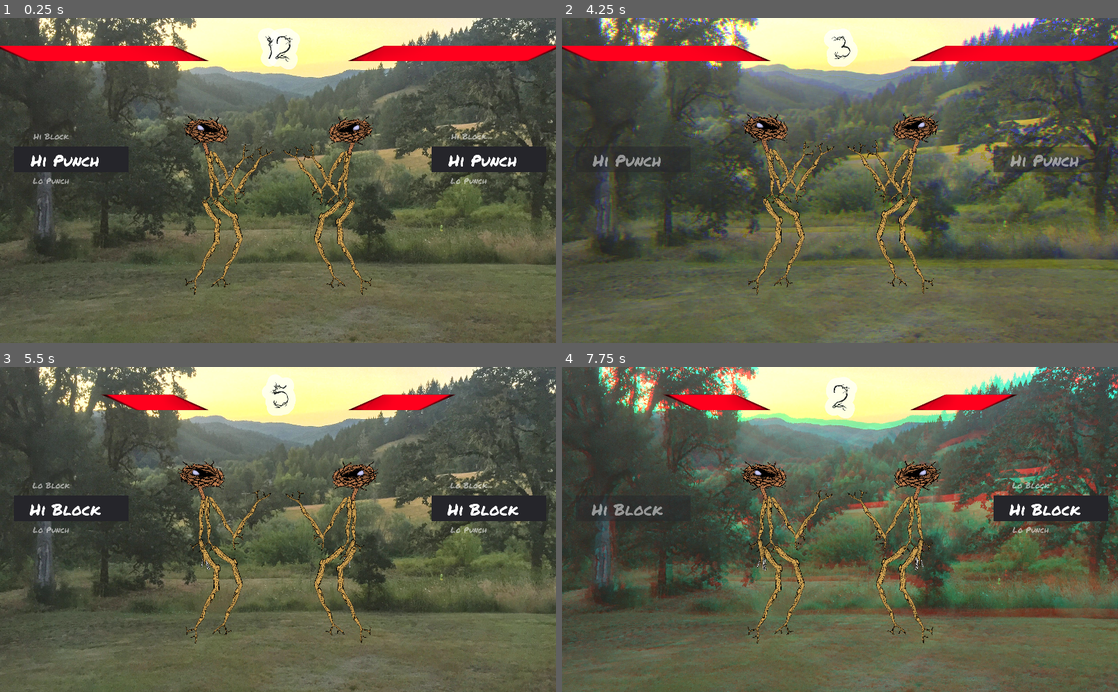
Above: before the commit, frames 1-4 (two rows, left to right).
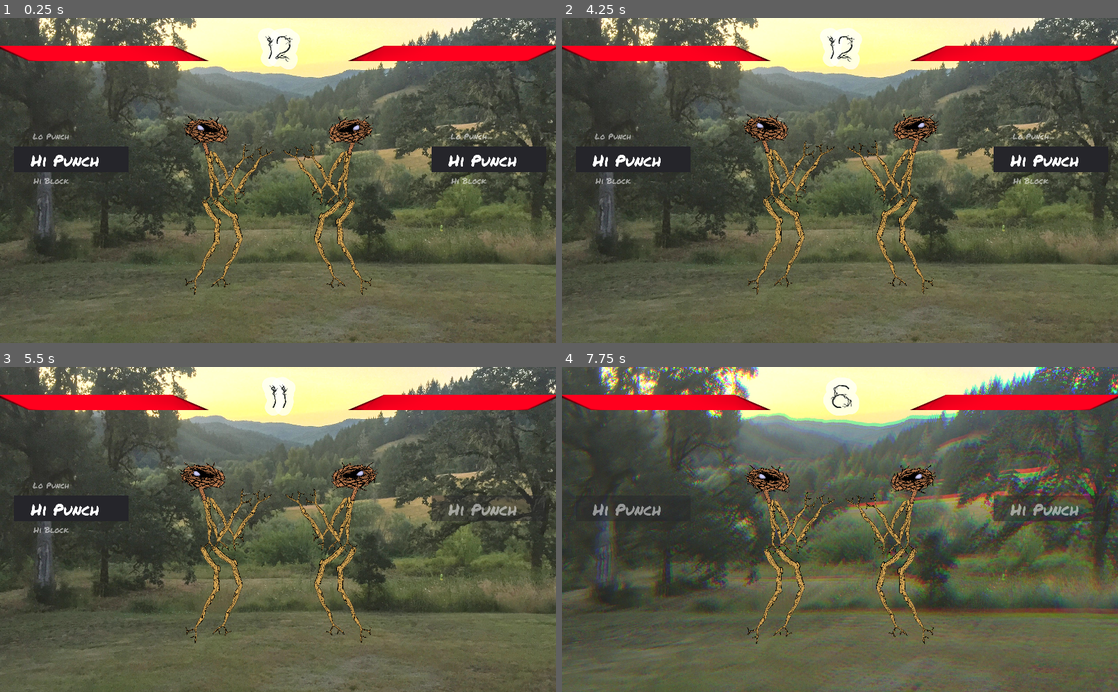
Above: after the commit, the same moments.

Repository: thesage1014/pigsSSJomt
Game: Godot game, scene res://sticky.tscn
Two runs of this game, one before a commit and one after it. Both use one fixed random seed, a clock stepped at 60 frames per second and the inputs below.
Inputs:
- Up to frame 1 (0.25 s): no input
- Up to frame 2 (4.25 s): hold Left (p1_a) 0.53-1.28 s; tap Up (p1_b) at 1.35 s; hold Down (p1_c) 2.03-2.78 s; tap A (p2_a) at 2.85 s; hold E (p2_b) from 3.53 s (still down); tap R (reset, bound only after the commit) at 4.15 s
- Up to frame 3 (5.5 s): release E (p2_b) at 4.28 s; tap D (p2_c) at 4.35 s; hold Left (p1_a) from 5.03 s (still down)
- Up to frame 4 (7.75 s): release Left (p1_a) at 5.78 s; tap Up (p1_b) at 5.85 s; hold Down (p1_c) 6.53-7.28 s; tap A (p2_a) at 7.35 s

The runs differ from the first frame. In frame 1, 0.2% of the frame differs, in the area x 5-88%, y 35-52%; in frame 2, 21%, in the area x 0-100%, y 0-100%; in frame 3, 5.9%; in frame 4, 18%.

Commit message:
added reset button
in retrospect I should've just figured out how to reload the scene but here we are

Diff:
--- a/Fighter.tscn
+++ b/Fighter.tscn
@@ -1386,7 +1386,7 @@
 script = ExtResource( 1 )
 
 [node name="HealthBar" type="NinePatchRect" parent="."]
-modulate = Color( 1, 0, 0.113725, 1 )
+modulate = Color( 0, 0.784314, 0.117647, 1 )
 margin_top = -900.0
 margin_right = 1000.0
 margin_bottom = -700.0
--- a/background.gd
+++ b/background.gd
@@ -56,9 +56,9 @@
 		var y = b_pos.y
 		$bg_b.set("rect_position", Vector2(newx, y))
 		$bg_b.rect_rotation += -rotation_magnitude
+	if event.is_action("reset"): reset()
 
-
-func _reset() :
+func reset() :
 	if reset :
 		$bg_r.rect_position = red_pos_reset
 		$bg_g.rect_position = red_pos_reset
--- a/project.godot
+++ b/project.godot
@@ -67,6 +67,12 @@
 , Object(InputEventJoypadButton,"resource_local_to_scene":false,"resource_name":"","device":0,"button_index":13,"pressure":0.0,"pressed":false,"script":null)
  ]
 }
+reset={
+"deadzone": 0.5,
+"events": [ Object(InputEventKey,"resource_local_to_scene":false,"resource_name":"","device":0,"alt":false,"shift":false,"control":false,"meta":false,"command":false,"pressed":false,"scancode":82,"unicode":0,"echo":false,"script":null)
+, Object(InputEventJoypadButton,"resource_local_to_scene":false,"resource_name":"","device":0,"button_index":10,"pressure":0.0,"pressed":false,"script":null)
+ ]
+}
 
 [rendering]
 
--- a/scripts/AttackRoller.gd
+++ b/scripts/AttackRoller.gd
@@ -15,6 +15,15 @@
 		rect_scale *= Vector2(-1,1)
 
 
+func reset():
+	get_node("UpAttack").visible = true
+	modulate.a = 1
+	get_node("DownAttack").visible = true
+
+
+func _input(event):
+	if event.is_action_released("reset"):
+		reset()
 # Called every frame. 'delta' is the elapsed time since the previous frame.
 #func _process(delta):
 #	pass
@@ -26,13 +35,13 @@
 	get_node("ActiveAttack").text = activeAttack
 	#print(get_node("ActiveAttack").get_parent().name)
 	if(newAttack >= attacks.size()-1):
-		get_node("UpAttack").text = attacks[0][1]
+		get_node("DownAttack").text = attacks[0][1]
 	else:
-		get_node("UpAttack").text = attacks[newAttack+1][1]
+		get_node("DownAttack").text = attacks[newAttack+1][1]
 	if(newAttack <= 0):
-		get_node("DownAttack").text = attacks[attacks.size()-1][1]
+		get_node("UpAttack").text = attacks[attacks.size()-1][1]
 	else:
-		get_node("DownAttack").text = attacks[newAttack-1][1]
+		get_node("UpAttack").text = attacks[newAttack-1][1]
 
 
 func _on_Fighter1_on_player_selected():
@@ -42,6 +51,7 @@
 
 
 func _on_Fighter1_on_send_attack():
-	get_node("UpAttack").visible = true
-	modulate.a = 1
-	get_node("DownAttack").visible = true
+	reset()
+#	get_node("UpAttack").visible = true
+#	modulate.a = 1
+#	get_node("DownAttack").visible = true
--- a/scripts/BattleTimer.gd
+++ b/scripts/BattleTimer.gd
@@ -10,7 +10,18 @@
 signal on_timed_attack
 # Called when the node enters the scene tree for the first time.
 func _ready():
-	pass
+	fade = 100
+	timePerRound = 12
+	playerChose = 0
+	$Spinner.modulate.a = 0
+	timeLeft = timePerRound
+
+func _input(event):
+	if event.is_action("reset"):
+		get_parent().get_node("one_more_time").play(0)
+		#get_node("bgm").play(0)
+		_ready()
+
 
 
 # Called every frame. 'delta' is the elapsed time since the previous frame.
@@ -31,7 +42,7 @@
 		#$Spinner.visible = false
 		$Spinner.modulate.a = 0
 		timePerRound = 12
-		get_parent().get_node("background")._reset()
+		get_parent().get_node("background").reset()
 
 
 func triggerAttack():
--- a/scripts/Fighter1.gd
+++ b/scripts/Fighter1.gd
@@ -30,6 +30,7 @@
 var sendingAttack = false
 
 onready var anim = $Skeleton/AnimationPlayer
+onready var healthBar = $HealthBar
 #export(NodePath) onready var timer = get_node("Timer")
 # Called when the node enters the scene tree for the first time.
 func _ready():
@@ -40,10 +41,14 @@
 	elif playerNumber == 2:
 		btn = ['p2_a','p2_b','p2_c']
 	#reset pose
-	anim.current_animation = "resetLimbs"
+	reset()
+
+
+
 
 
 func _input(event):
+	if event.is_action("reset"): reset()
 	CheckLength()
 	if  MoveList.size() > 0 && event.is_action_pressed(btn[0]) :
 		alreadySelected = true
@@ -51,12 +56,11 @@
 
 	if(not alreadySelected):
 		if event.is_action_released(btn[1]):
+			nextMove -= 1
+		elif event.is_action_released(btn[2]):
 			nextMove += 1
-		elif event.is_action_released(btn[2]):
-			nextMove -= 1
+	CheckLength()
 
-
-	CheckLength()
 
 func sendAttack():
 	print_debug(playerNumber, " throwing ", MoveList[nextMove][1])
@@ -118,6 +122,7 @@
 	elif nextMove < 0:
 		nextMove = MoveList.size()-1
 
+
 func TakeDamage(attack):
 	var enemyAttack = attack[1]
 	var damage = attack[2]
@@ -136,16 +141,20 @@
 
 	if hitPoints <= 0 && alreadyResurrected:
 		dead = true
-#		get_node("HealthBar").visible = false
+		get_node("./background").reset
+		healthBar.visible = false
 #	else:
 #		get_node("HealthBar").visible = true
 		#get_node("HealthBar").rect_size = hpStartSize * Vector2(hitPoints/100.0,1)
 
 	hitPoints = clamp(hitPoints,0, 100)
-	get_node("HealthBar").rect_size.x = hitPoints*10
+	healthBar.rect_size.x = hitPoints*10
+	healthBar.modulate.r = hitPoints/100
+	healthBar.modulate.g = -hitPoints/100
 	#print(hpStartSize * Vector2(hitPoints/100,1))
 	print("player ", playerNumber, " has ", hitPoints, "hp")
 	return hitPoints
+
 
 func _process(delta):
 	anim.playback_speed = rand_range(.8,1.7)
@@ -158,5 +167,28 @@
 	CheckLength()
 	emit_signal("on_update_roller",MoveList,nextMove)
 
+
 func _on_Timer_on_timed_attack():
 	sendingAttack = true
+
+
+
+func reset():
+	hitPoints = 100.0
+	dead = false
+	alreadySelected = false
+	alreadyResurrected = false
+	removingMove = false
+	sendingAttack = false
+	anim.current_animation = "resetLimbs"
+	MoveList = [
+				['punchR','Lo Punch',30],
+				['punchL','Hi Punch',50],
+				['blockHi','Hi Block',0],
+				['blockLo','Lo Block',0],
+				['kickR','Hi Kick',50],
+				['kickL','Lo Kick',30]
+				]
+	healthBar.rect_size.x = hitPoints*10
+	healthBar.modulate.r = hitPoints/100
+	healthBar.modulate.g = -hitPoints/100
--- a/sticky.tscn
+++ b/sticky.tscn
@@ -155,7 +155,7 @@
 enemy = NodePath("../Fighter1")
 playerNumber = 2
 
-[node name="one more time sound" type="AudioStreamPlayer" parent="."]
+[node name="one_more_time" type="AudioStreamPlayer" parent="."]
 stream = ExtResource( 8 )
 autoplay = true
 
Not shown: 1 places in sticky.tscn that only renumber resources
